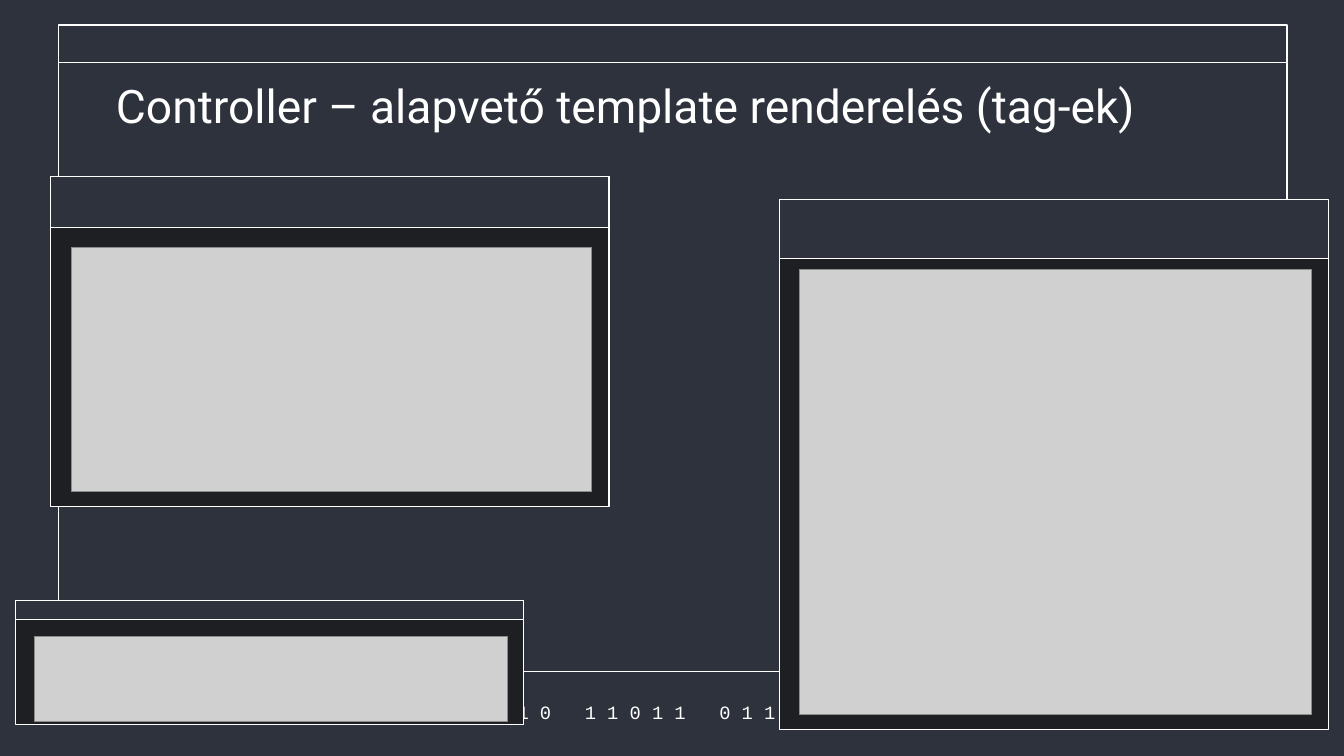
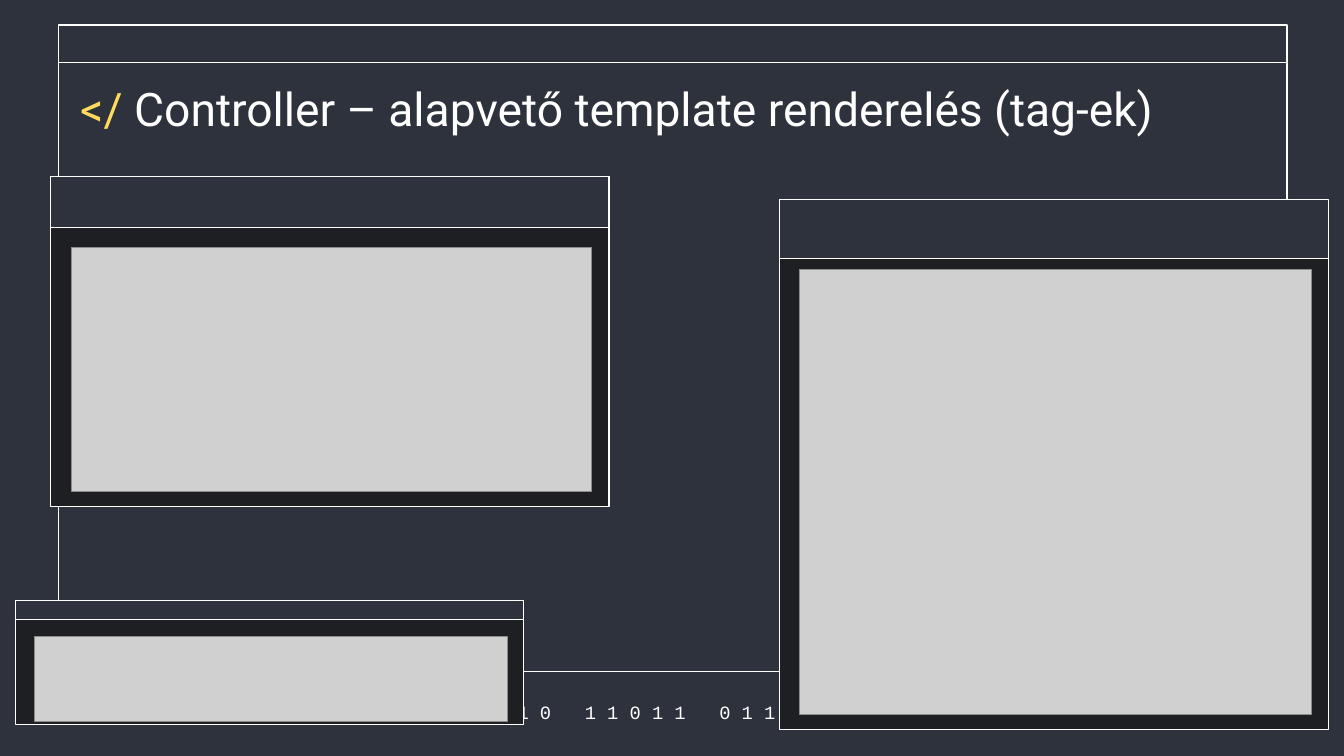
Before and after one commit to Acsilaa/dusza2024-25, a slide deck: slide 4 of Hell yeah ppt.pptx. Drawn at 1344x756 pixels with LibreOffice and Linux fonts; fonts in the diff are those of the drawing; grey boxes stand for pictures. Boxes give left, top, right and bottom in pixels: in the first picture for what was removed or moved away, otherwise in the second. Text is boxed around its words. In the diff, an @@ line names an element or a change of style, - is before the commit and + after.

```diff
--- a/Hell yeah ppt.pptx
+++ b/Hell yeah ppt.pptx
@@ text at (134, 89, 1153, 137): text changed @@
-Controller – alapvető template renderelés (tag-ek)
+</ Controller – alapvető template renderelés (tag-ek)
```
Also in this commit, not shown: 3 other slides changed, 1 slide added, 1 other file.
